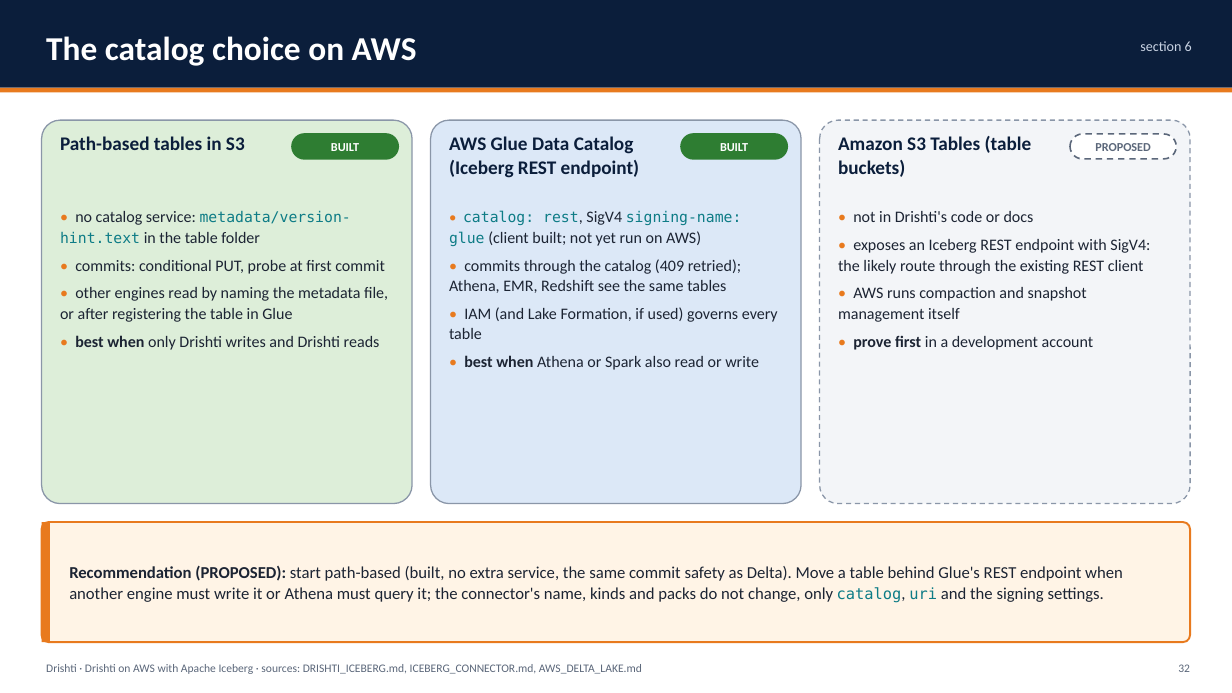
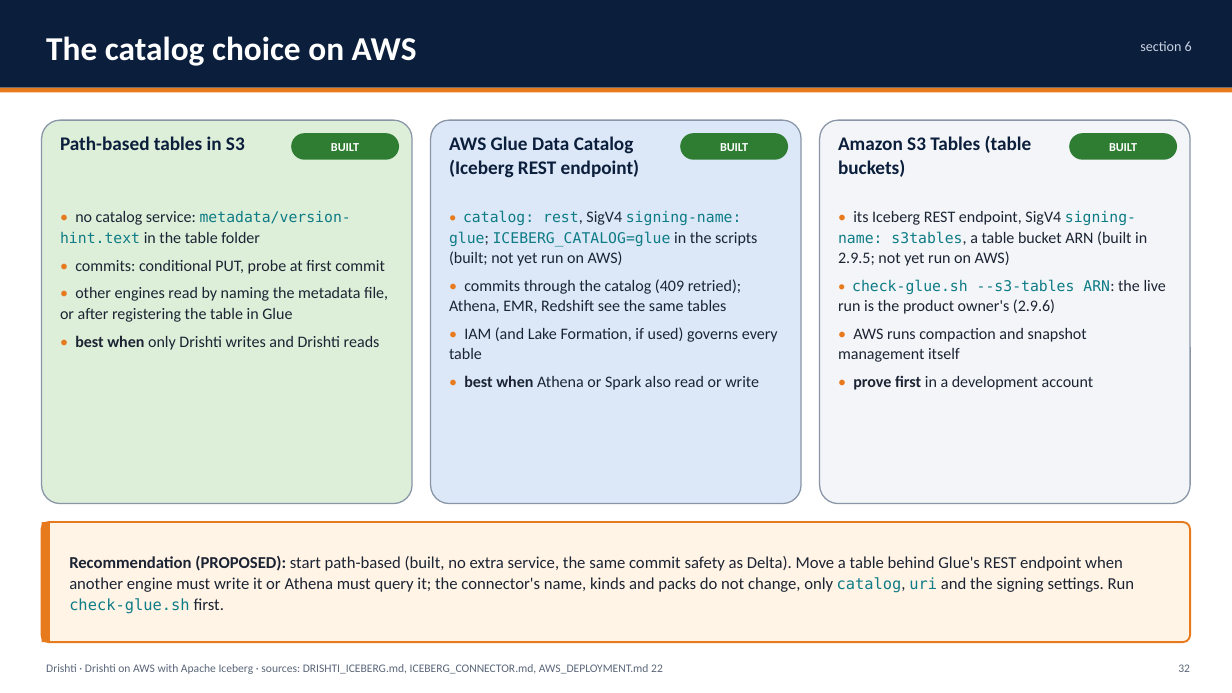
Before and after one commit to ajsinha/drishti, a slide deck: slide 32 of docs/publications/Drishti-AWS-Iceberg.pptx. Drawn at 1232x693 pixels with LibreOffice and Linux fonts; fonts in the diff are those of the drawing. Boxes give left, top, right and bottom in pixels: in the first picture for what was removed or moved away, otherwise in the second. Text is boxed around its words. In the diff, an @@ line names an element or a change of style, - is before the commit and + after.

Commit message:
Decks for 2.9.5: VaR (34), AWS + Iceberg (78), Design and Evidence (74), AWS + Delta Lake (105): hierarchies and limit letters, Iceberg for VaR and exposure, official results to Delta or Iceberg on S3, airtight connector upgrades and the Delta = Iceberg evidence as built; the 2.9.6 roadmap

```diff
--- a/docs/publications/Drishti-AWS-Iceberg.pptx
+++ b/docs/publications/Drishti-AWS-Iceberg.pptx
@@ rounded rectangle at [820,120,1190,504]: outline #8A96A8 1 pt dashed to #8A96A8 1 pt @@
@@ rounded rectangle "BUILT" at [1070,134,1177,159]: fill #FFFFFF to #2E7D32; outline #5B677A 1.25 pt dashed to #2E7D32 1.25 pt @@
@@ text in rounded rectangle at [1109,143,1137,151]: text changed; text colour #5B677A to #FFFFFF @@
-PROPOSED
+BUILT
@@ text at [449,210,757,266]: text changed; size 12.5 to 11.5 pt; font Calibri to DejaVu Sans Mono; text colour #1C2433 to #0E7C86 @@
-• catalog: rest, SigV4 signing-name: glue (client built; not yet run on AWS)
+• catalog: rest, SigV4 signing-name: glue; ICEBERG_CATALOG=glue in the scripts (built; not yet run on AWS)
@@ text at [838,210,1166,294]: text changed @@
-• not in Drishti's code or docs
-• exposes an Iceberg REST endpoint with SigV4: the likely route through the existing REST client
+• its Iceberg REST endpoint, SigV4 signing-name: s3tables, a table bucket ARN (built in 2.9.5; not yet run on AWS)
+• check-glue.sh --s3-tables ARN: the live run is the product owner's (2.9.6)
@@ text at [69,556,1135,614]: text changed @@
-Recommendation (PROPOSED): start path-based (built, no extra service, the same commit safety as Delta). Move a table behind Glue's REST endpoint when another engine must write it or Athena must query it; the connector's name, kinds and packs do not change, only catalog, uri and the signing settings.
+Recommendation (PROPOSED): start path-based (built, no extra service, the same commit safety as Delta). Move a table behind Glue's REST endpoint when another engine must write it or Athena must query it; the connector's name, kinds and packs do not change, only catalog, uri and the signing settings. Run check-glue.sh first.
@@ text at [46,664,663,674]: text changed @@
-Drishti · Drishti on AWS with Apache Iceberg · sources: DRISHTI_ICEBERG.md, ICEBERG_CONNECTOR.md, AWS_DELTA_LAKE.md
+Drishti · Drishti on AWS with Apache Iceberg · sources: DRISHTI_ICEBERG.md, ICEBERG_CONNECTOR.md, AWS_DEPLOYMENT.md 22
```
Also in this commit, not shown: 63 other slides changed, 1 slide added, 7 other files.
